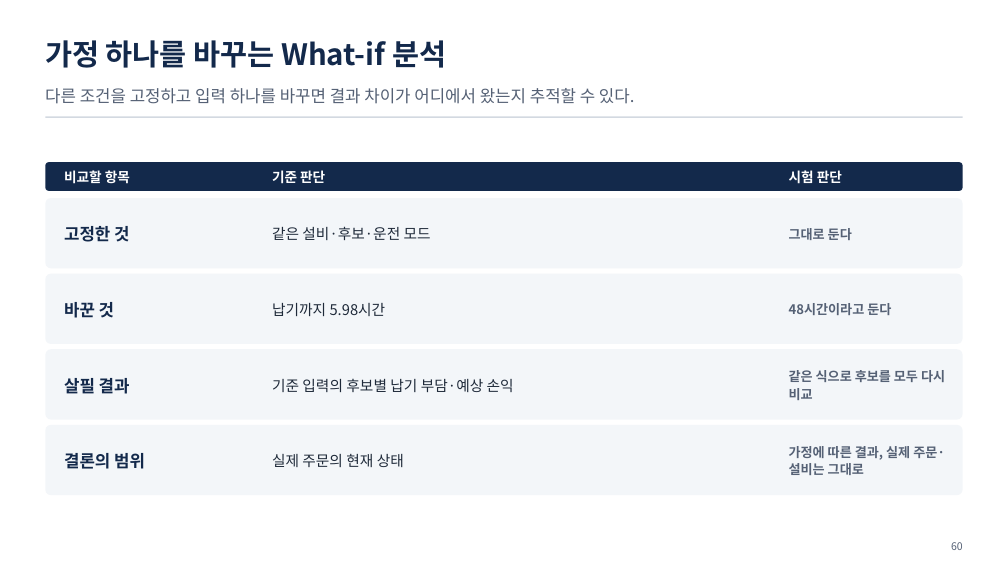
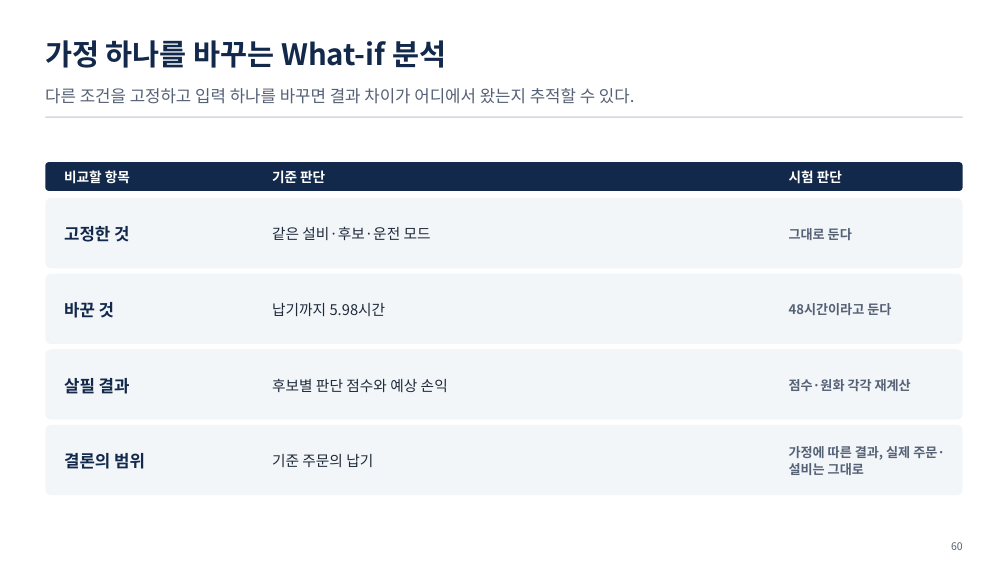
Before and after one commit to uengine-oss/hyd-iot-edu, a slide deck: slide 60 of workspace/강의제작/산출물/통합반/이론/03회차/통합반_03일차.pptx. Drawn at 1008x567 pixels with LibreOffice and Linux fonts; fonts in the diff are those of the drawing. Boxes give left, top, right and bottom in pixels: in the first picture for what was removed or moved away, otherwise in the second. Text is boxed around its words. In the diff, an @@ line names an element or a change of style, - is before the commit and + after.

Commit message:
통합반 3회차 42~62장 성과 비교 덱·낭독을 실제 원화 손익과 기준 렌더로 검토·수정

```diff
--- a/workspace/강의제작/산출물/통합반/이론/03회차/통합반_03일차.pptx
+++ b/workspace/강의제작/산출물/통합반/이론/03회차/통합반_03일차.pptx
@@ text at <box>272,378,448,392</box>: text changed @@
-기준 입력의 후보별 납기 부담·예상 손익
+후보별 판단 점수와 예상 손익
@@ text at <box>789,379,911,391</box>: text changed @@
-같은 식으로 후보를 모두 다시 비교
+점수·원화 각각 재계산
@@ text at <box>272,454,373,467</box>: text changed @@
-실제 주문의 현재 상태
+기준 주문의 납기
```
Also in this commit, not shown: 12 other slides changed, 35 other files.
